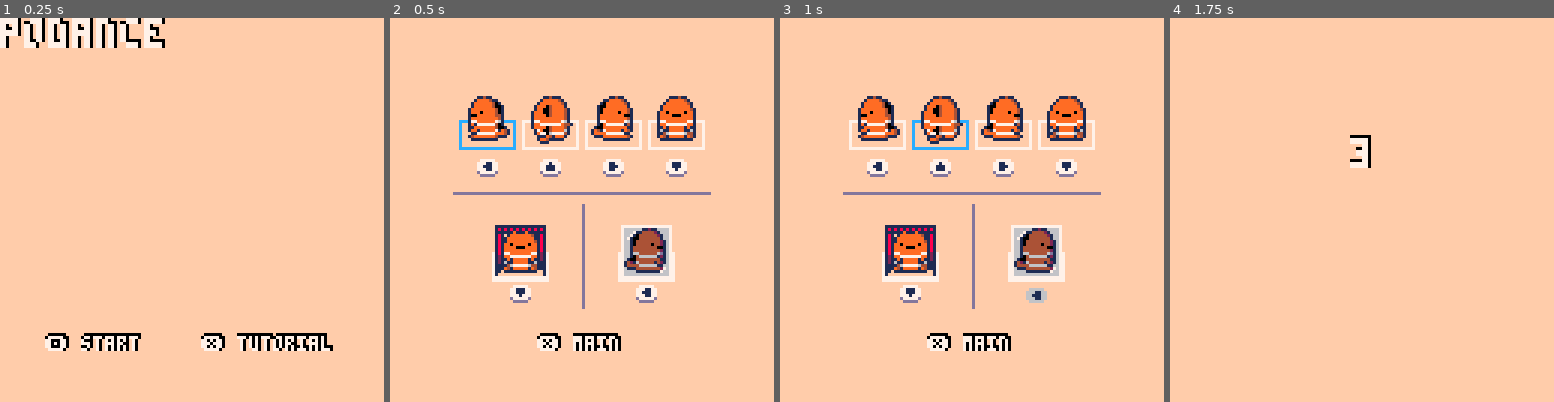
Above: before the commit, frames 1-4 (left to right).
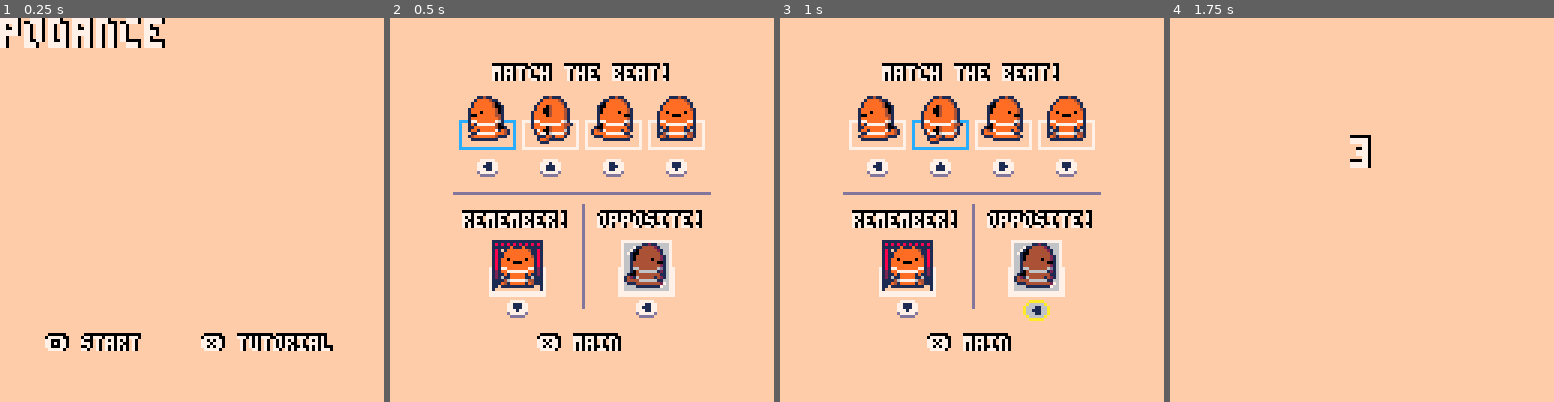
Above: after the commit, the same moments.

Repository: hyongew/pico8
Game: PICO-8 cartridge podance.p8
Two runs of this game, one before a commit and one after it. Both use one fixed random seed, a clock stepped at 60 frames per second and the inputs below.
Inputs:
- Up to frame 1 (0.25 s): no input
- Up to frame 2 (0.5 s): tap X (X key) at 0.33 s
- Up to frame 3 (1 s): tap O (Z key) at 0.7 s
- Up to frame 4 (1.75 s): tap X (X key) at 1.07 s; hold Right from 1.6 s (still down); tap O (Z key) at 1.7 s

Frame 1 is identical in both runs. In frame 2, 8.5% of the frame differs, in the area x 18-82%, y 11-79%; in frame 3, 8.6%; in frame 4, nothing differs.

Commit message:
improve tutorial clarity

Diff:
--- a/podance.p8
+++ b/podance.p8
@@ -396,6 +396,9 @@
 	local off=0
 
 	--basics
+	print(style..
+			"match the beat!",
+			34,16,7)
 	for i=1,4 do
 		local c=
 			(tstp-1)%4+1==i and 12 or 7
@@ -405,11 +408,19 @@
 			getx(i),
 			gety(i)-28,
 			2,2)
-		off=tstp-4==i and 57 or 41
+		local pressed=tstp-4==i
+		off=pressed and 57 or 41
 		spr(
 			ms[i]+off,
 			getx(i)+4,
 			gety(i)-8)
+		if pressed then
+			oval(getx(i)+3,
+								gety(i)-7,
+								getx(i)+11,
+								gety(i)-1,
+								10)
+		end
 	end
 
 	line(
@@ -423,21 +434,33 @@
 
 	--curtain
 	local x,y=
-		getx(5)+11,gety(5)
+		getx(5)+10,gety(5)+5
+	print(style..
+			"remember!",
+			x-11,y-10,7)
 	drawsq(x,y,7)
 	spr(getsp(⬇️),x,y,2,2)
 	drawcurtain(x,y)
-	off=tstp==8 and 57 or 41
-	spr(
-		⬇️+off,
-		getx(5)+15,
-		gety(5)+18)
+	local pressed=tstp==8
+	off=pressed and 57 or 41
+	spr(⬇️+off,x+4,y+18)
+	if pressed then
+			oval(x+3,
+								y+19,
+								x+11,
+								y+25,
+								10)
+	end
 
 	--mirror
 	local x,y=
-		getx(7)+11,gety(7)
+		getx(7)+11,gety(7)+5
+	print(style..
+			"opposite!",
+			x-9,y-10,7)
 	local tstp2=f\(spd*2)+1
-	off=tstp%2==0 and 57 or 41
+	local pressed=tstp%2==0
+	off=pressed and 57 or 41
 	drawsq(x,y,7)
 	rectfill(x-1,y-1,x+15,y+16,6)
 	spr(
@@ -446,6 +469,14 @@
 	rect(x-1,y-1,x+15,y+16,7)
 	spr(13,x,y,2,2)
 	spr(ms[tstp2]+off,x+4,y+18)
+
+	if pressed then
+			oval(x+3,
+								y+19,
+								x+11,
+								y+25,
+								10)
+	end
 end
 
 
